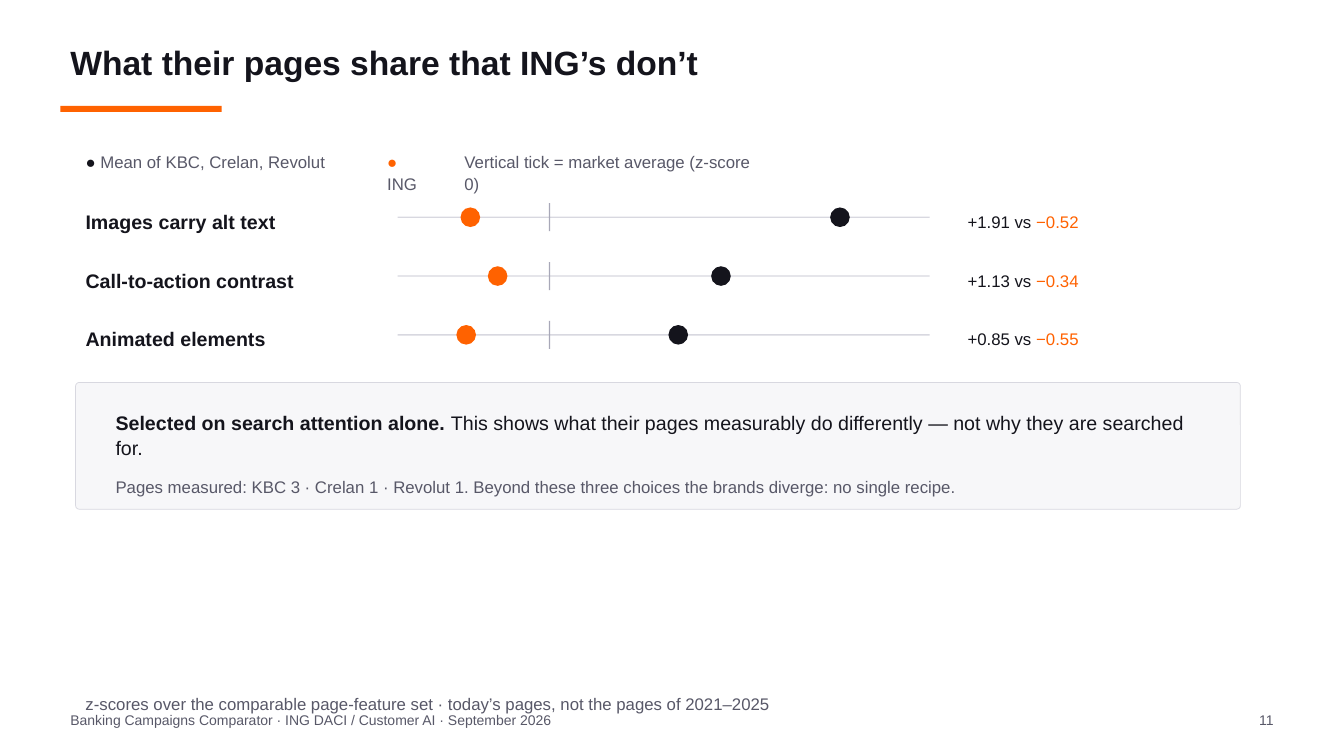
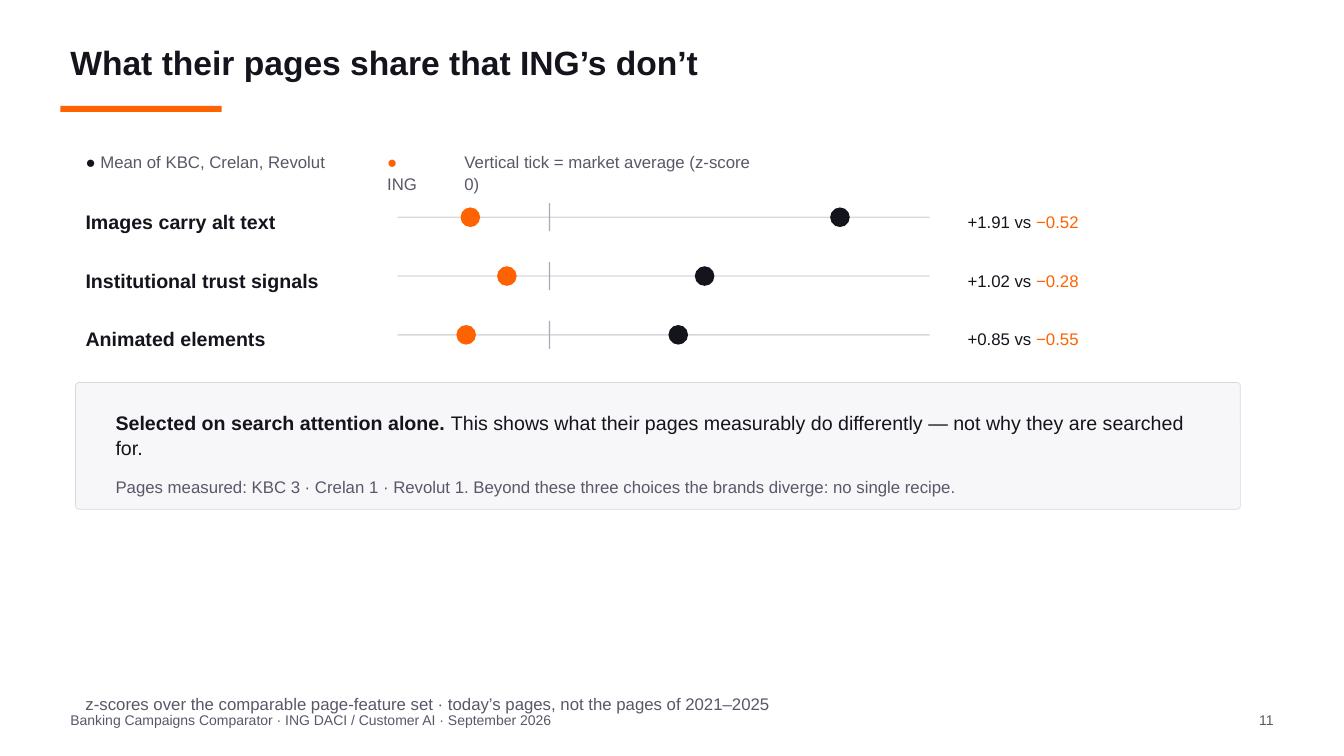
Before and after one commit to Siegried81/ing-usecase, a slide deck: slide 11 of docs/Banking_Campaigns_Comparator.pptx. Drawn at 1344x756 pixels with LibreOffice and Linux fonts; fonts in the diff are those of the drawing. Boxes give left, top, right and bottom in pixels: in the first picture for what was removed or moved away, otherwise in the second. Text is boxed around its words. In the diff, an @@ line names an element or a change of style, - is before the commit and + after.

```diff
--- a/docs/Banking_Campaigns_Comparator.pptx
+++ b/docs/Banking_Campaigns_Comparator.pptx
@@ ellipse: place and size @@
-ellipse at box(488, 266, 507, 285)
+ellipse at box(497, 266, 516, 285)
@@ ellipse: place and size @@
-ellipse at box(712, 266, 731, 285)
+ellipse at box(695, 266, 714, 285)
@@ text at box(86, 273, 319, 292): text changed @@
-Call-to-action contrast
+Institutional trust signals
@@ text at box(968, 275, 1078, 287): text changed @@
-+1.13 vs −0.34
++1.02 vs −0.28
```
Also in this commit, not shown: 2 other slides changed, 17 other files.
